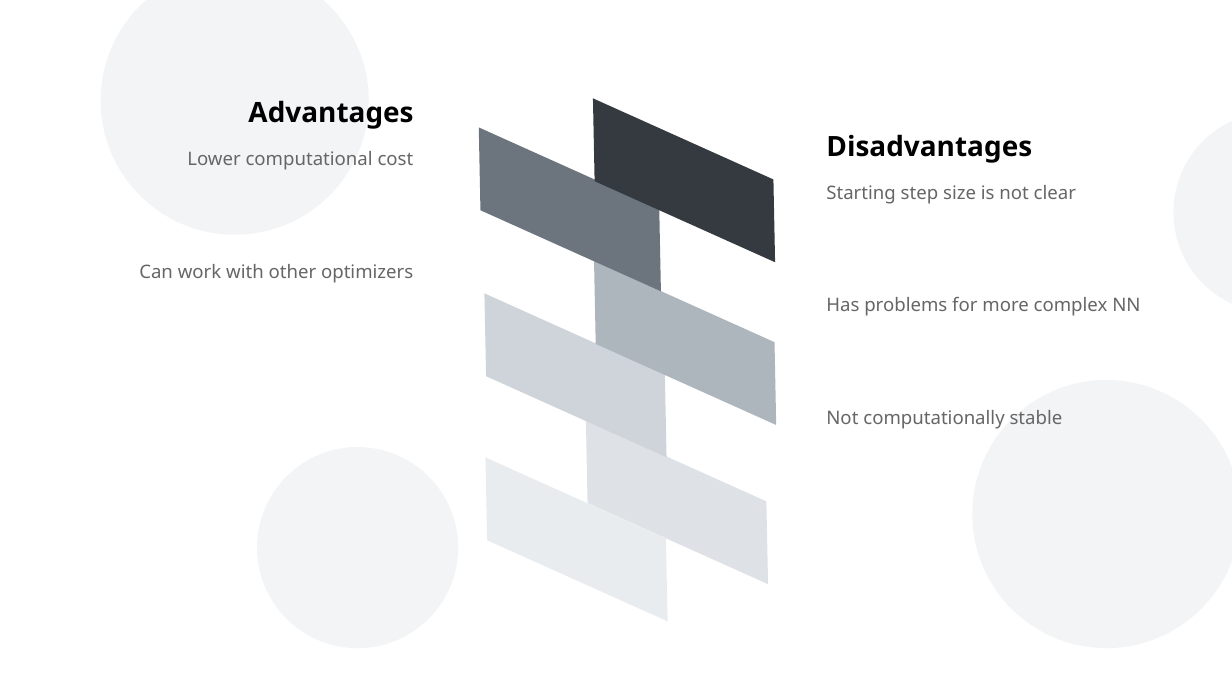
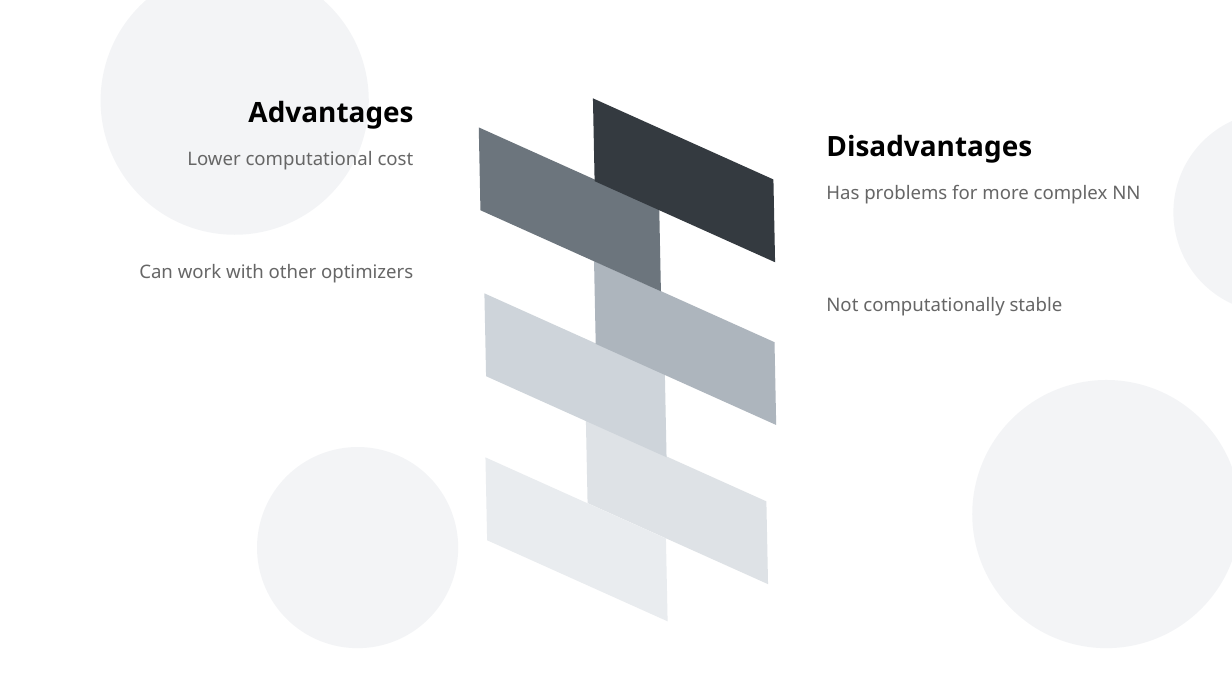
Before and after one commit to TheMody/No-learning-rates-needed-Introducing-SALSA-Stable-Armijo-Line-Search-Adaptation, a slide deck: slide 7 of Presentation/Slides.odp. Drawn at 1232x693 pixels with LibreOffice and Linux fonts; fonts in the diff are those of the drawing. Boxes give left, top, right and bottom in pixels: in the first picture for what was removed or moved away, otherwise in the second. Text is boxed around its words. In the diff, an @@ line names an element or a change of style, - is before the commit and + after.

```diff
--- a/Presentation/Slides.odp
+++ b/Presentation/Slides.odp
@@ text at (x1=826, y1=185, x2=1076, y2=204): paragraph removed @@
-Starting step size is not clear
```
Also in this commit, not shown: 4 other slides changed, 1 slide added, 3 other files.
